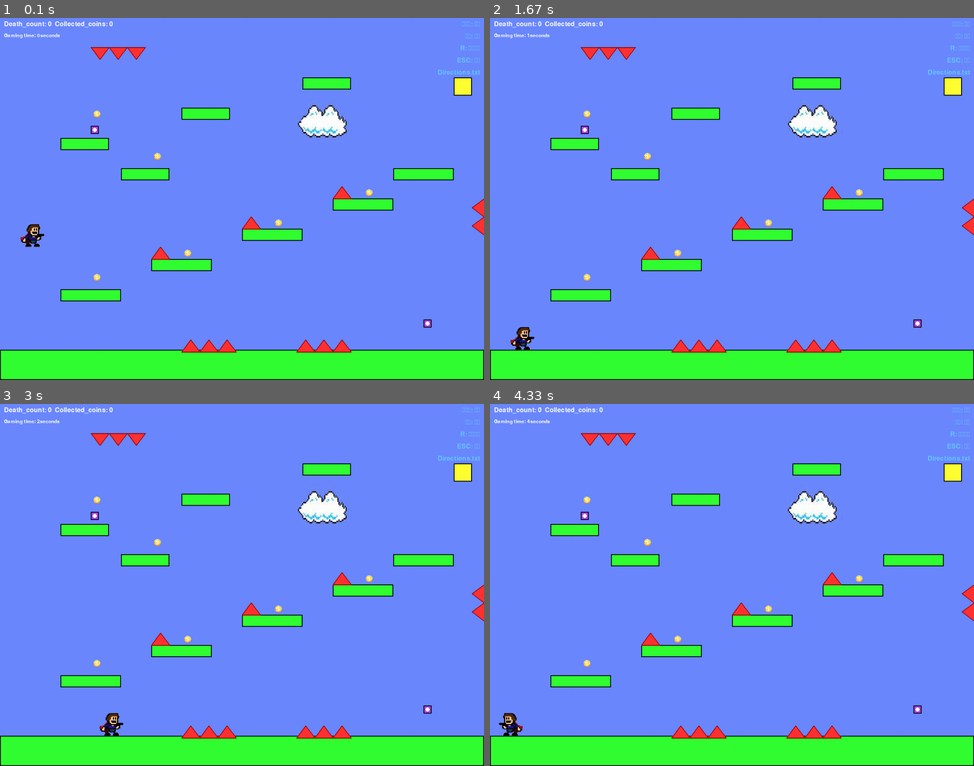
Above: before the commit, frames 1-4 (two rows, left to right).
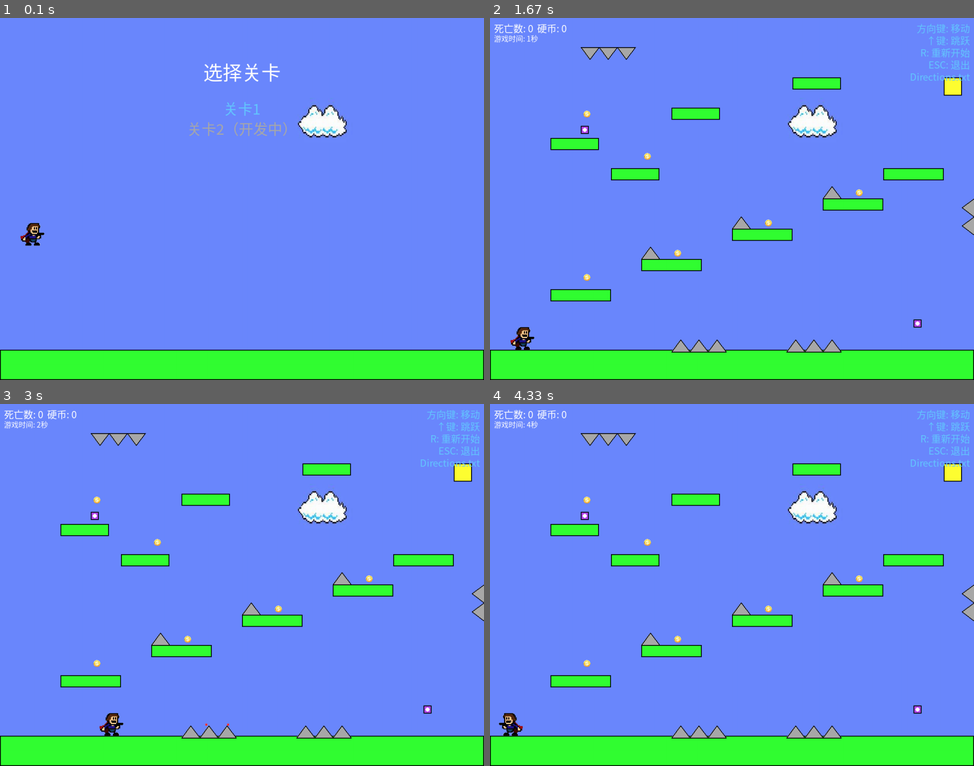
Above: after the commit, the same moments.

Repository: Spencer-Hua/Game
Game: pygame game, started from game/import pygame.py
The game is run twice, just before and just after one commit, with the same random seed, the same clock (stepped at 60 frames per second) and the same inputs.
Inputs (mouse positions are in pixels of both pictures, inside the frame that each line leads up to):
- Up to frame 1 (0.1 s): no input
- Up to frame 2 (1.67 s): click (732, 108) at 0.38 s, where only the run after the commit has a clickable "关卡1"; click (712, 213) at 0.72 s; click (736, 220) at 1.55 s
- Up to frame 3 (3 s): hold Right 2.17-2.63 s; tap Space at 2.23, 2.53 s; click (91, 530) at 2.72 s
- Up to frame 4 (4.33 s): click "R: 重新开始" at 3.05 s; hold Left 3.33-3.87 s; tap Space at 3.4, 3.7 s; click (911, 711) at 3.95 s; click (514, 422) at 4.28 s, where only the run after the commit has a clickable "游戏时间: 4秒"

The runs differ from the first frame. In frame 1, 6.1% of the frame differs, in the area x 0-100%, y 0-93%; in frame 2, 2.0%; in frame 3, 2.0%; in frame 4, 2.0%.

Commit message:
Add files via upload

Diff:
--- a/game/import pygame.py
+++ b/game/import pygame.py
@@ -1,8 +1,12 @@
 import pygame
 import sys
+import os  # 新增导入os模块用于处理文件路径
 
 # 初始化 Pygame
 pygame.init()
+
+# 获取当前脚本所在目录作为资源路径
+resource_path = os.path.dirname(os.path.abspath(__file__))  # 添加这行获取当前脚本目录
 
 # 游戏常量
 SCREEN_WIDTH = 1200  # 原来是 800
@@ -22,6 +26,8 @@
 PURPLE = (180, 70, 240)
 LIGHT_BLUE = (100, 200, 255)
 DARK_RED = (150, 0, 0)
+GRAY = (169, 169, 169)
+DARK_GRAY = (100, 100, 100)
 
 # 创建游戏窗口
 screen = pygame.display.set_mode((SCREEN_WIDTH, SCREEN_HEIGHT))
@@ -29,19 +35,33 @@
 clock = pygame.time.Clock()
 
 # 加载背景图片（请确保图片路径正确）
-background_image = pygame.image.load(".\\images\\background.jpg").convert()
+background_image = pygame.image.load(os.path.join(resource_path, "images", "background.jpg")).convert()  # 修改为使用resource_path
 
 # 加载玩家图片
-player_image = pygame.image.load(".\images\kid.png").convert_alpha()
+player_image = pygame.image.load(os.path.join(resource_path, "images", "kid.png")).convert_alpha()  # 修改为使用resource_path
 player_image = pygame.transform.scale(player_image, (60, 60))  # 调整图片大小为原来的1.5倍
 
 # 新增加载第二个玩家图片
-player_image_2 = pygame.image.load(".\images\kid1.png").convert_alpha()
+player_image_2 = pygame.image.load(os.path.join(resource_path, "images", "kid1.png")).convert_alpha()  # 修改为使用resource_path
 player_image_2 = pygame.transform.scale(player_image_2, (60, 60))  # 调整图片大小为原来的1.5倍
 
 # 加载金币图片（请确保图片路径正确）
-coin_image = pygame.image.load(".\\images\\coin.gif").convert_alpha()
+coin_image = pygame.image.load(os.path.join(resource_path, "images", "coin.gif")).convert_alpha()  # 修改为使用resource_path
 coin_image = pygame.transform.scale(coin_image, (30, 30))  # 调整大小为30x30像素
+
+# 加载中文字体，路径就在这个py的同一个文件夹里面
+try:
+    # 尝试加载simhei字体
+    font_path = os.path.join(resource_path, "simhei.ttf")  # 字体文件放在同级目录下
+    title_font = pygame.font.Font(font_path, 48)
+    ui_font = pygame.font.Font(font_path, 36)
+    small_font = pygame.font.Font(font_path, 24)
+except Exception as e:
+    print(f"无法加载字体文件: {e}")
+    # 如果加载失败，使用默认字体
+    title_font = pygame.font.SysFont(None, 48)
+    ui_font = pygame.font.SysFont(None, 36)
+    small_font = pygame.font.SysFont(None, 24)
 
 # 玩家类
 class Player:
@@ -53,25 +73,48 @@
         self.vel_x = 0
         self.vel_y = 0
         self.jumping = False
-        self.double_jump_available = True  # 新增二段跳状态
+        self.double_jump_available = True
         self.alive = True
         self.checkpoint = (x, y)
         self.death_count = 0
-        self.direction = 1  # 1 for right, -1 for left
-        self.animation_frame = 0  # 新增动画帧计数器
-        self.animation_images = [player_image, player_image_2]  # 新增动画图片列表
-        self.image = self.animation_images[0]  # 初始图片
-
-    def jump(self):
+        self.direction = 1
+        self.animation_frame = 0
+        self.animation_images = [player_image, player_image_2]
+        self.image = self.animation_images[0]
+        self.bullets = []
+        self.last_shot_time = 0
+        self.shoot_cooldown = 300
+        self.is_on_ground = False  # 新增地面状态标志
+        self.request_jump = False  # 新增跳跃请求标志
+
+    def handle_jump(self):
+        """处理跳跃逻辑，返回是否执行了跳跃"""
         if not self.jumping:
             self.vel_y = JUMP_STRENGTH
             self.jumping = True
-        elif self.double_jump_available:  # 如果已经在空中且二段跳可用
-            self.vel_y = JUMP_STRENGTH * 0.7  # 第二次跳跃更高一些
-            self.double_jump_available = False  # 用过之后设为不可用
-
-    def move(self, platforms):
-        # 水平移动
+            return True
+        elif self.double_jump_available:
+            self.vel_y = JUMP_STRENGTH * 0.7
+            self.double_jump_available = False
+            return True
+        return False
+
+    # 新增方法：处理玩家控制输入
+    def update_controls(self):
+        """处理键盘输入控制"""
+        keys = pygame.key.get_pressed()
+        self.vel_x = 0
+        if keys[pygame.K_LEFT]:
+            self.vel_x = -PLAYER_SPEED
+            self.direction = -1
+        if keys[pygame.K_RIGHT]:
+            self.vel_x = PLAYER_SPEED
+            self.direction = 1
+
+    # 新增方法：更新玩家位置
+    def update_position(self, platforms):
+        """更新玩家位置并处理碰撞"""
+        # 应用水平移动
         self.x += self.vel_x
 
         # 水平碰撞检测
@@ -110,6 +153,7 @@
             self.die()
 
         self.update_animation()  # 在移动后更新动画
+        self.is_on_ground = on_ground  # 更新地面状态标志
 
         return on_ground
 
@@ -148,6 +192,28 @@
             self.animation_frame = (self.animation_frame + 1) % 10  # 每10帧循环一次
             if self.vel_x != 0:  # 只有在移动时才切换动画
                 self.image = self.animation_images[self.animation_frame // 5]  # 每5帧切换一次图片
+
+    def shoot(self):
+        """射击方法，创建新子弹"""
+        current_time = pygame.time.get_ticks()
+        # 检查是否满足射击冷却条件
+        if current_time - self.last_shot_time > self.shoot_cooldown:
+            # 创建新子弹，从玩家中心位置发射
+            bullet = Bullet(self.x + self.width//2, self.y + self.height//2, self.direction)
+            self.bullets.append(bullet)
+            self.last_shot_time = current_time  # 更新最后射击时间
+
+    def update_bullets(self):
+        """更新所有子弹的状态"""
+        for bullet in self.bullets[:]:  # 使用切片复制列表以避免在迭代时修改列表
+            bullet.update()
+            if not bullet.active:
+                self.bullets.remove(bullet)
+
+    def draw_bullets(self, screen):
+        """绘制所有子弹"""
+        for bullet in self.bullets:
+            bullet.draw(screen)
 
 # 平台类
 class Platform:
@@ -199,8 +265,8 @@
                       (self.x + self.width, self.y + self.height//2),
                       (self.x, self.y + self.height)]
 
-        pygame.draw.polygon(screen, RED, points)
-        pygame.draw.polygon(screen, DARK_RED, points, 2)
+        pygame.draw.polygon(screen, GRAY, points)
+        pygame.draw.polygon(screen, (0,0,0) ,points, 2)
 
     def reset(self):
         # 静态尖刺不需要重置逻辑
@@ -286,6 +352,38 @@
     def draw(self, screen):
         if not self.collected:
             screen.blit(coin_image, (self.x, self.y))
+
+# 在Coin类之后添加子弹类
+class Bullet:
+    def __init__(self, x, y, direction):
+        self.x = x
+        self.y = y
+        self.width = 5  # 很小的碰撞体积
+        self.height = 5
+        self.speed = 10
+        self.direction = direction  # 1为向右，-1为向左
+        self.active = True
+        self.range = 600  # 新增射程限制，单位为像素
+        self.distance_traveled = 0  # 已飞行的距离
+
+    def update(self):
+        # 子弹向前飞行
+        self.x += self.speed * self.direction
+        self.distance_traveled += abs(self.speed * self.direction)  # 更新已飞行距离
+
+        # 如果子弹移出屏幕或达到射程，标记为非活动
+        if self.x < -self.width or self.x > SCREEN_WIDTH + self.width or self.distance_traveled >= self.range:
+            self.active = False
+
+    def check_collision(self, player):
+        return (player.x < self.x + self.width and
+                player.x + player.width > self.x and
+                player.y < self.y + self.height and
+                player.y + player.height > self.y)
+
+    def draw(self, screen):
+        # 绘制子弹为红色矩形
+        pygame.draw.rect(screen, RED, (self.x, self.y, self.width, self.height))
 
 # 创建游戏对象
 def create_level():
@@ -350,10 +448,15 @@
 
     goal = Platform(1125, 150, 45, 45, YELLOW)  # goal 的尺寸也按比例放大
 
-    return platforms, spikes, static_spikes, checkpoints, goal, coins
+    # 添加一个测试用的子弹
+    bullets = [
+        Bullet(300, 300, 1)  # 在位置(300,300)创建一个向右飞行的子弹
+    ]
+
+    return platforms, spikes, static_spikes, checkpoints, goal, coins, bullets
 
 # 创建游戏对象
-platforms, spikes, static_spikes, checkpoints, goal, coins = create_level()
+platforms, spikes, static_spikes, checkpoints, goal, coins, bullets = create_level()
 player = Player(50, 500)
 game_state = "playing"  # "playing", "win"
 font = pygame.font.SysFont(None, 36)
@@ -383,6 +486,103 @@
 
 particles = []
 
+# 新增关卡选择界面函数
+def show_level_selection():
+    selecting = True
+    # 新增：创建地面和玩家对象
+    ground = Platform(0, 825, 1200, 75)
+    level_selection_player = Player(50, 500)
+
+    while selecting:
+        # 使用背景图片而不是纯色填充
+        scaled_background = pygame.transform.scale(background_image, (SCREEN_WIDTH, SCREEN_HEIGHT))
+        screen.blit(scaled_background, (0, 0))
+
+        title_text = pygame.font.SysFont("SimHei", 48).render("选择关卡", True, WHITE)
+        screen.blit(title_text, (SCREEN_WIDTH//2 - title_text.get_width()//2, 100))
+
+        level1_text = pygame.font.SysFont("SimHei", 36).render("关卡1", True, LIGHT_BLUE)
+        level1_rect = level1_text.get_rect()
+        level1_rect.topleft = (SCREEN_WIDTH//2 - level1_rect.width//2, 200)
+        screen.blit(level1_text, level1_rect)
+
+        level2_text = pygame.font.SysFont("SimHei", 36).render("关卡2（开发中）", True, GRAY)
+        level2_rect = level2_text.get_rect()
+        level2_rect.topleft = (SCREEN_WIDTH//2 - level2_rect.width//2, 250)
+        screen.blit(level2_text, level2_rect)
+
+        # 新增：处理玩家移动控制
+        keys = pygame.key.get_pressed()
+        level_selection_player.vel_x = 0
+        if keys[pygame.K_LEFT]:
+            level_selection_player.vel_x = -PLAYER_SPEED
+            level_selection_player.direction = -1
+        elif keys[pygame.K_RIGHT]:
+            level_selection_player.vel_x = PLAYER_SPEED
+            level_selection_player.direction = 1
+
+        # 新增：更新玩家位置并处理地面碰撞
+        level_selection_player.x += level_selection_player.vel_x
+        level_selection_player.y += level_selection_player.vel_y
+
+        # 应用重力
+        level_selection_player.vel_y += GRAVITY
+
+        # 地面碰撞检测
+        on_ground = False
+        if level_selection_player.check_collision(ground):
+            if level_selection_player.vel_y > 0:  # 下落
+                level_selection_player.y = ground.y - level_selection_player.height
+                level_selection_player.vel_y = 0
+                on_ground = True
+                # 重置跳跃状态
+                level_selection_player.jumping = False
+                level_selection_player.double_jump_available = True
+
+        # 边界检查
+        if level_selection_player.x < 0:
+            level_selection_player.x = 0
+        if level_selection_player.x > SCREEN_WIDTH - level_selection_player.width:
+            level_selection_player.x = SCREEN_WIDTH - level_selection_player.width
+
+        # 新增：更新子弹
+        level_selection_player.update_bullets()  # 更新子弹位置，移除无效子弹
+
+        # 新增：绘制地面和玩家
+        ground.draw(screen)
+        level_selection_player.draw(screen)
+
+        # 新增：绘制子弹
+        level_selection_player.draw_bullets(screen)  # 绘制所有子弹
+
+        for event in pygame.event.get():
+            if event.type == pygame.QUIT:
+                return None
+            elif event.type == pygame.KEYDOWN:
+                if event.key == pygame.K_UP:
+                    level_selection_player.handle_jump()  # 使用统一方法处理跳跃
+                # 新增：按空格键发射子弹
+                if event.key == pygame.K_SPACE:
+                    level_selection_player.shoot()
+            elif event.type == pygame.MOUSEBUTTONDOWN:
+                if event.button == 1:
+                    mouse_pos = pygame.mouse.get_pos()
+                    if level1_rect.collidepoint(mouse_pos):
+                        selecting = False
+                        return "level1"
+                    elif level2_rect.collidepoint(mouse_pos):
+                        # 这里可以添加关卡2的支持
+                        pass
+
+        pygame.display.flip()
+        clock.tick(FPS)
+
+# 游戏主循环前展示关卡选择界面
+selected_level = show_level_selection()
+if selected_level is None:
+    pygame.quit()
+    sys.exit()
+
 # 游戏主循环
 running = True
 while running:
@@ -392,7 +592,10 @@
             running = False
         elif event.type == pygame.KEYDOWN:
             if event.key == pygame.K_UP and player.alive:
-                player.jump()
+                player.handle_jump()  # 使用统一方法处理跳跃
+            elif event.key == pygame.K_SPACE and player.alive:
+                # 向当前方向发射一颗子弹
+                bullets.append(Bullet(player.x + player.width//2, player.y + player.height//2, player.direction))
             elif event.key == pygame.K_r:
                 # 重置游戏
                 platforms, spikes, checkpoints, goal = create_level()
@@ -411,22 +614,13 @@
                     if os.path.exists(log_path):
                         os.startfile(log_path)  # Windows系统使用startfile
 
-    # 玩家控制
+    # 玩家控制 - 现在完全封装在Player类中
     if player.alive and game_state == "playing":
-        keys = pygame.key.get_pressed()
-        player.vel_x = 0
-        if keys[pygame.K_LEFT]:
-            player.vel_x = -PLAYER_SPEED
-            player.direction = -1
-        if keys[pygame.K_RIGHT]:
-            player.vel_x = PLAYER_SPEED
-            player.direction = 1
+        player.update_controls()  # 处理键盘输入
+        player.update_position(platforms)  # 更新位置和碰撞检测
 
     # 更新游戏状态
     if player.alive and game_state == "playing":
-        # 移动玩家
-        on_ground = player.move(platforms)
-
         # 检查尖刺碰撞及触发
         for spike in spikes:
             spike.trigger_spike(player)
@@ -438,7 +632,6 @@
                     particles.append(Particle(player.x + player.width//2,
                                             player.y + player.height//2,
                                             BLUE))
-
             # 添加对update方法的调用
             spike.update()
         for static_spike in static_spikes:
@@ -464,6 +657,12 @@
         # 检查目标碰撞
         if player.check_collision(goal):
             game_state = "win"
+
+        # 新增：更新子弹
+        for bullet in bullets[:]:
+            bullet.update()
+            if not bullet.active:
+                bullets.remove(bullet)
 
     # 玩家死亡处理
     if not player.alive:
@@ -521,6 +720,10 @@
     for coin in coins:
         coin.draw(screen)
 
+    # 新增：绘制子弹
+    for bullet in bullets:
+        bullet.draw(screen)
+
     # 绘制玩家
     if player.alive:
         player.draw(screen)
@@ -530,16 +733,16 @@
         particle.draw(screen)
 
     # 绘制UI
-    death_text = pygame.font.SysFont(None, 24).render(f"Death_count: {player.death_count}  Collected_coins: {collected_coins}", True, WHITE)
+    death_text = pygame.font.SysFont("SimHei", 24).render(f"死亡数: {player.death_count}  硬币: {collected_coins}", True, WHITE)
     screen.blit(death_text, (10, 10))
 
     # 新增计时器逻辑
     current_time = pygame.time.get_ticks() - start_ticks
-    timer_text = pygame.font.SysFont(None, 18).render(f"Gaming time: {current_time // 1000}seconds", True, WHITE)
+    timer_text = pygame.font.SysFont("SimHei", 18).render(f"游戏时间: {current_time // 1000}秒", True, WHITE)
     screen.blit(timer_text, (10, 40))  # 在左上角绘制计时器
 
     if game_state == "win":
-        win_text = font.render("恭喜通关! 按 R 重新开始", True, YELLOW)
+        win_text = pygame.font.SysFont("SimHei", 24).render("恭喜通关! 按 R 重新开始", True, YELLOW)
         screen.blit(win_text, (SCREEN_WIDTH//2 - win_text.get_width()//2, SCREEN_HEIGHT//2))
 
     # 绘制操作说明
@@ -551,11 +754,11 @@
     ]
 
     for i, text in enumerate(controls):
-        ctrl_text = pygame.font.SysFont(None, 24).render(text, True, LIGHT_BLUE)
+        ctrl_text = pygame.font.SysFont("SimHei", 24).render(text, True, LIGHT_BLUE)
         screen.blit(ctrl_text, (SCREEN_WIDTH - ctrl_text.get_width() - 10, 10 + i * 30))
 
     # 新增超链接文本
-    link_text = pygame.font.SysFont(None, 24).render("Directions.txt", True, LIGHT_BLUE)
+    link_text = pygame.font.SysFont("SimHei", 24).render("Directions.txt", True, LIGHT_BLUE)
     link_rect = link_text.get_rect()
     link_rect.topleft = (SCREEN_WIDTH - link_text.get_width() - 10, 10 + (i + 1) * 30)
     screen.blit(link_text, link_rect)
Not shown, added: game/simhei.ttf
